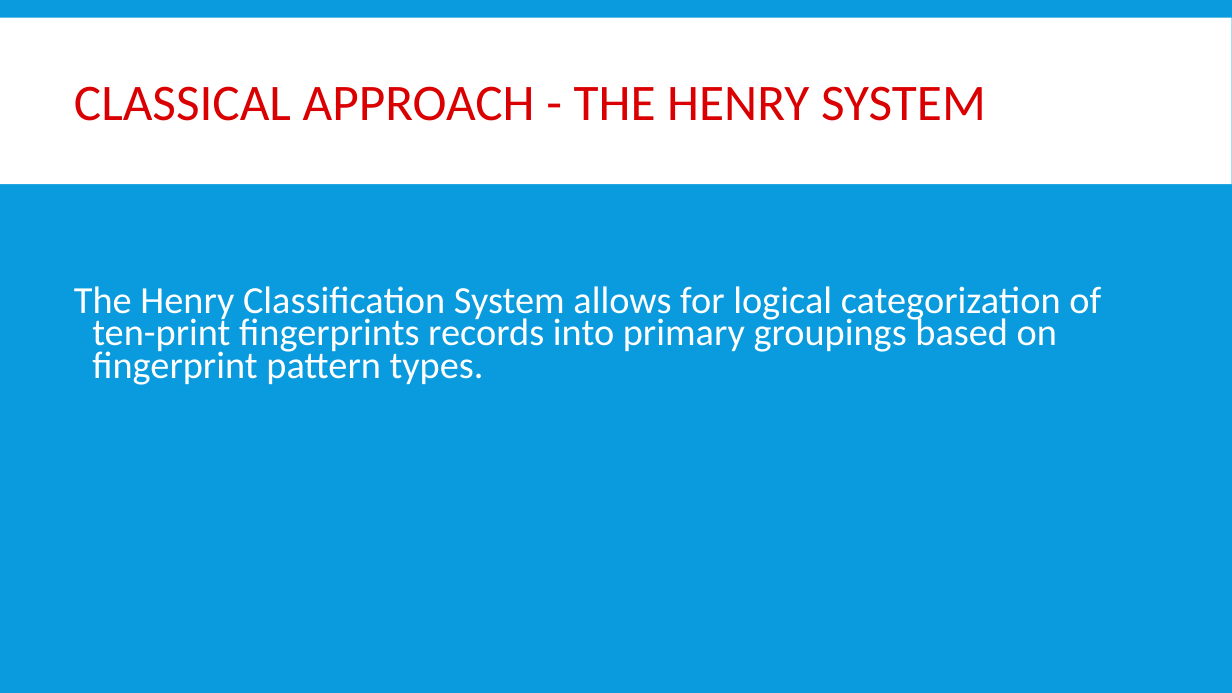
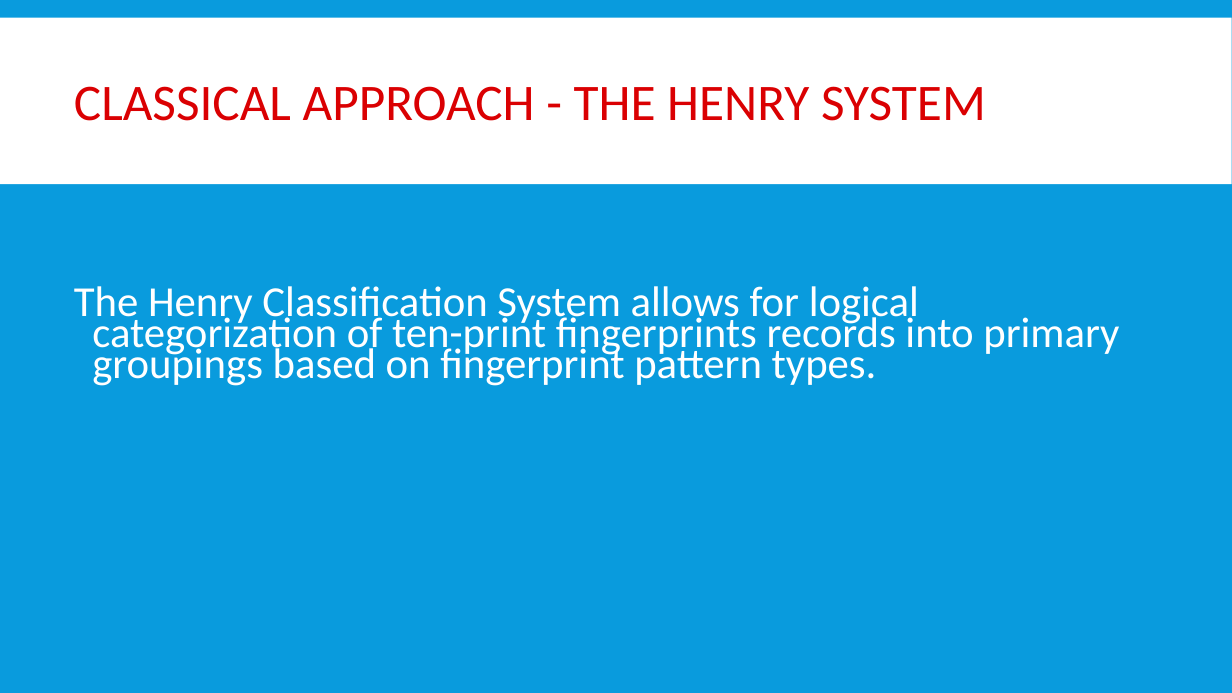
Before and after one commit to beltagymohamed/Wavelet-for-fingerprint-detection-Matlab, a slide deck: slide 14 of Presentation/Wavelet.ppt. Drawn at 1232x693 pixels with LibreOffice and Linux fonts; fonts in the diff are those of the drawing. Boxes give left, top, right and bottom in pixels: in the first picture for what was removed or moved away, otherwise in the second. Text is boxed around its words. In the diff, an @@ line names an element or a change of style, - is before the commit and + after.

```diff
--- a/Presentation/Wavelet.ppt
+++ b/Presentation/Wavelet.ppt
@@ text "The Henry Classification System allows ..." at [74,286,1119,386]: size 22.4 to 25 pt; line spacing 0.7 to 0.6 @@
```
Also in this commit, not shown: 2 other slides changed.
